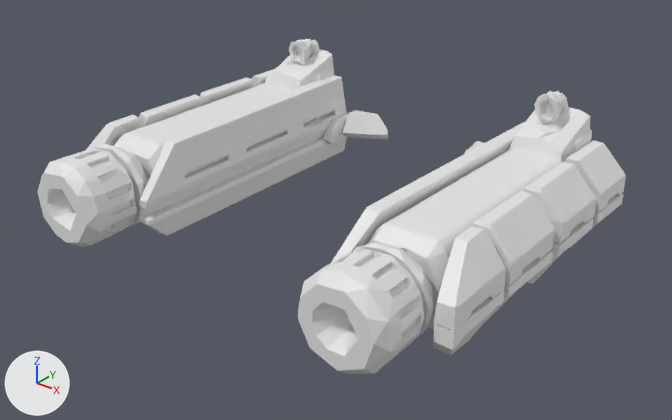
What one commit did to the OBJ model Assets/Resources/Models/Twins_M2/barrel.obj.
Before and after are seen from a 50 mm lens placed at (1.118, -1.787, 0.801), pointed at (0.052, -0.455, -0.024). Every picture has the same lights, and +X, +Y and +Z are marked at lower left. The picture after the commit comes second. Where no turn or scale is listed for an object, it has been applied to the vertices.

Names of what the first picture shows: 'barrel'.
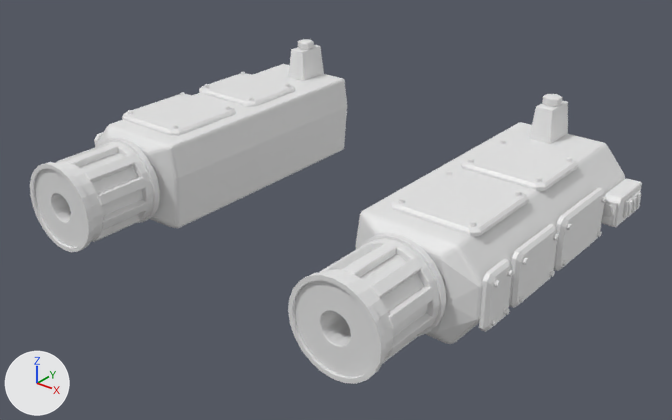
Pixel boxes [x1, y1, x2, y2] of what changed, in the pictures (672 x 420 px):
'barrel', reshaped
    before: [37, 39, 626, 374]
    after: [30, 39, 642, 384]
part 1 of me_barrel, added
    after: [35, 161, 103, 247]
part 2 of me_barrel, added
    after: [294, 269, 393, 377]
part 3 of me_barrel, added
    after: [602, 199, 618, 226]
part 4 of me_barrel, added
    after: [636, 193, 641, 209]
part 5 of me_barrel, added
    after: [631, 197, 637, 213]
part 6 of me_barrel, added
    after: [627, 200, 633, 217]
part 7 of me_barrel, added
    after: [605, 204, 612, 213]
part 8 of me_barrel, rebuilt (18% narrower, 21% shorter)
    before: [298, 91, 626, 374]
    after: [356, 122, 625, 344]
part 9 of me_barrel, rebuilt (28% narrower, 21% shorter)
    before: [37, 39, 388, 247]
    after: [96, 64, 347, 228]
part 10 of me_barrel, built on
    before: [433, 226, 506, 355]
    after: [288, 94, 642, 384]
part 11 of me_barrel, reshaped
    before: [86, 115, 140, 150]
    after: [30, 39, 324, 252]

Edits to the bpy script that builds the scene:
```text
Change me_barrel:
    used by ob_barrel; location = (0.0, 0.0, 0.0)
    remove me_barrel.from_pydata(...)  # 3399 vertices, 6820 faces; spans x -0.492..0.491, y -0.827..-0.052, z -0.101..0.195
    add me_barrel.from_pydata(...)  # 4988 vertices, 9720 faces; spans x -0.508..0.535, y -0.832..-0.053, z -0.1..0.181
    me_barrel part 1: a new loose piece, a torus around y (ring radius 0.058, tube radius 0.033) spanning x -0.434..-0.262, y -0.827..-0.79, z -0.086..0.086
    me_barrel part 2: a new loose piece, a torus around y (ring radius 0.058, tube radius 0.033) spanning x 0.262..0.434, y -0.827..-0.79, z -0.086..0.086
    me_barrel part 3: a new loose piece, a box spanning x 0.494..0.521, y -0.1711..-0.1641, z -0.024..0.024
    me_barrel part 4: a new loose piece, a box spanning x 0.529..0.535, y -0.0886..-0.0786, z -0.0156..0.0156
    me_barrel part 5: a new loose piece, a box spanning x 0.529..0.535, y -0.1096..-0.0996, z -0.0156..0.0156
    me_barrel part 6: a new loose piece, a box spanning x 0.529..0.535, y -0.1306..-0.1206, z -0.0156..0.0156
    me_barrel part 7: a new loose piece, a box spanning x 0.501..0.514, y -0.1731..-0.1671, z 0.003..0.0174
    me_barrel part 8: the loose piece of 1620 vertices spanning x 0.108..0.491, y -0.827..-0.053, z -0.1..0.195 is rebuilt with 690 vertices and now spans x 0.23..0.49, y -0.645..-0.053, z -0.1..0.095
    me_barrel part 9: the loose piece of 1598 vertices spanning x -0.491..-0.107, y -0.827..-0.052, z -0.101..0.187 is rebuilt with 690 vertices and now spans x -0.49..-0.23, y -0.645..-0.053, z -0.1..0.095
    me_barrel part 10: 100 vertices removed from x 0.419..0.489, y -0.704..-0.543, z -0.1..0.094; 1622 vertices added at x 0.255..0.531, y -0.832..-0.055, z -0.093..0.181
    me_barrel part 11: 81 vertices removed from x -0.492..-0.422, y -0.703..-0.543, z -0.1..0.095; 1506 vertices added at x -0.508..-0.255, y -0.832..-0.055, z -0.093..0.181
    other edits to the shape of me_barrel do not show in these pictures
```
